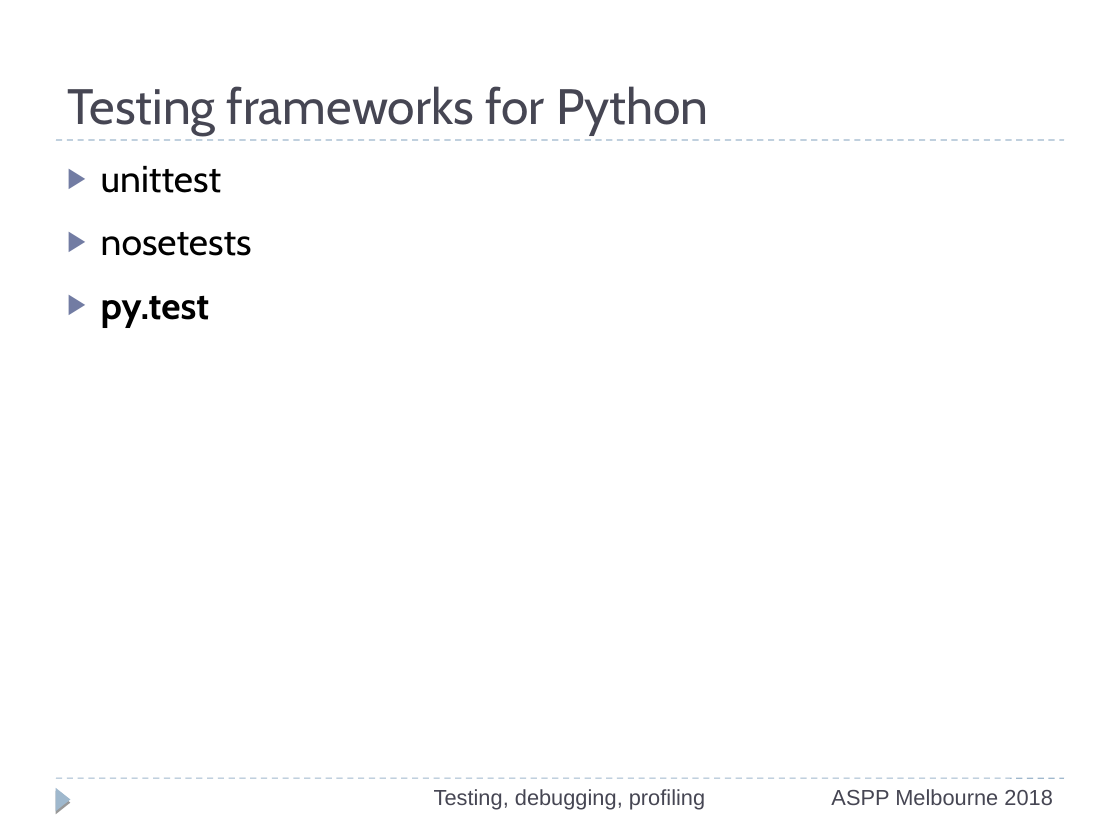
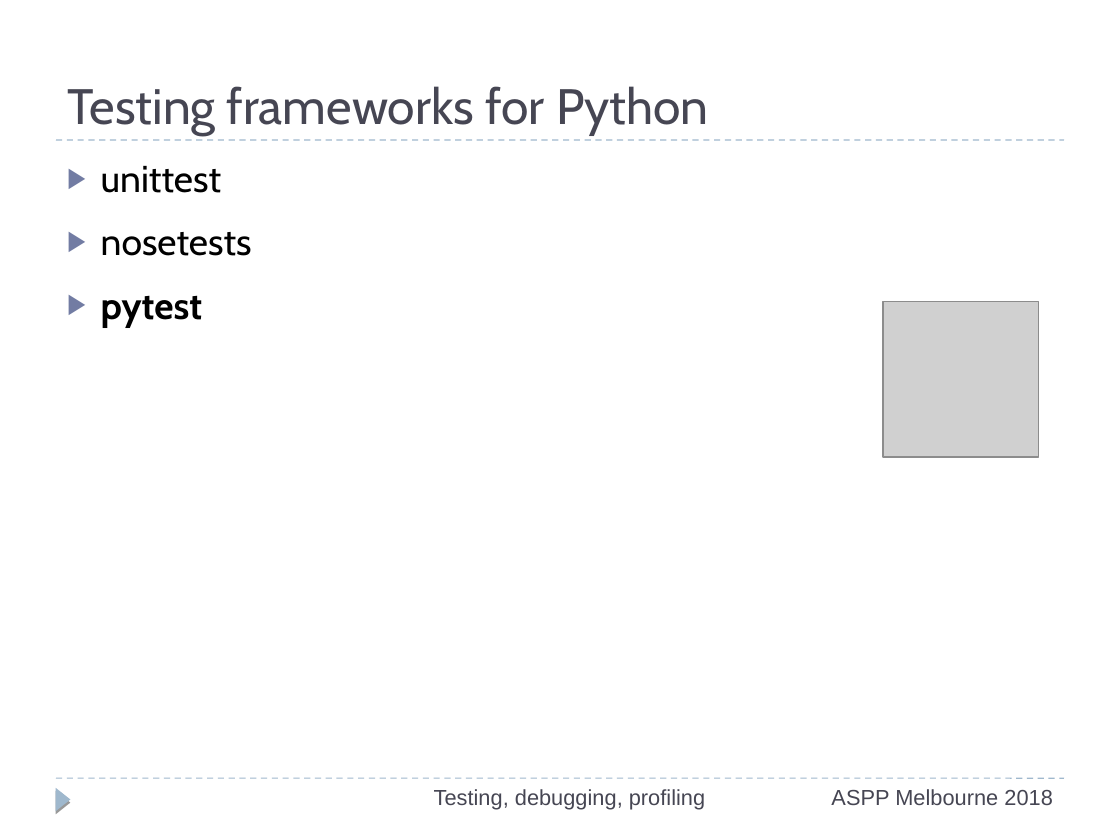
Before and after one commit to ASPP/testing_debugging_profiling, a slide deck: slide 18 of testing-debugging-profiling.odp. Drawn at 1120x840 pixels with LibreOffice and Linux fonts; fonts in the diff are those of the drawing; grey boxes stand for pictures. Boxes give left, top, right and bottom in pixels: in the first picture for what was removed or moved away, otherwise in the second. Text is boxed around its words. In the diff, an @@ line names an element or a change of style, - is before the commit and + after.

```diff
--- a/testing-debugging-profiling.odp
+++ b/testing-debugging-profiling.odp
@@ text at <box>101,295,203,327</box>: text changed @@
-▶ py.test
+▶ pytest
@@ picture added at <box>883,301,1038,457</box> @@
```
Also in this commit, not shown: 48 other slides changed.
